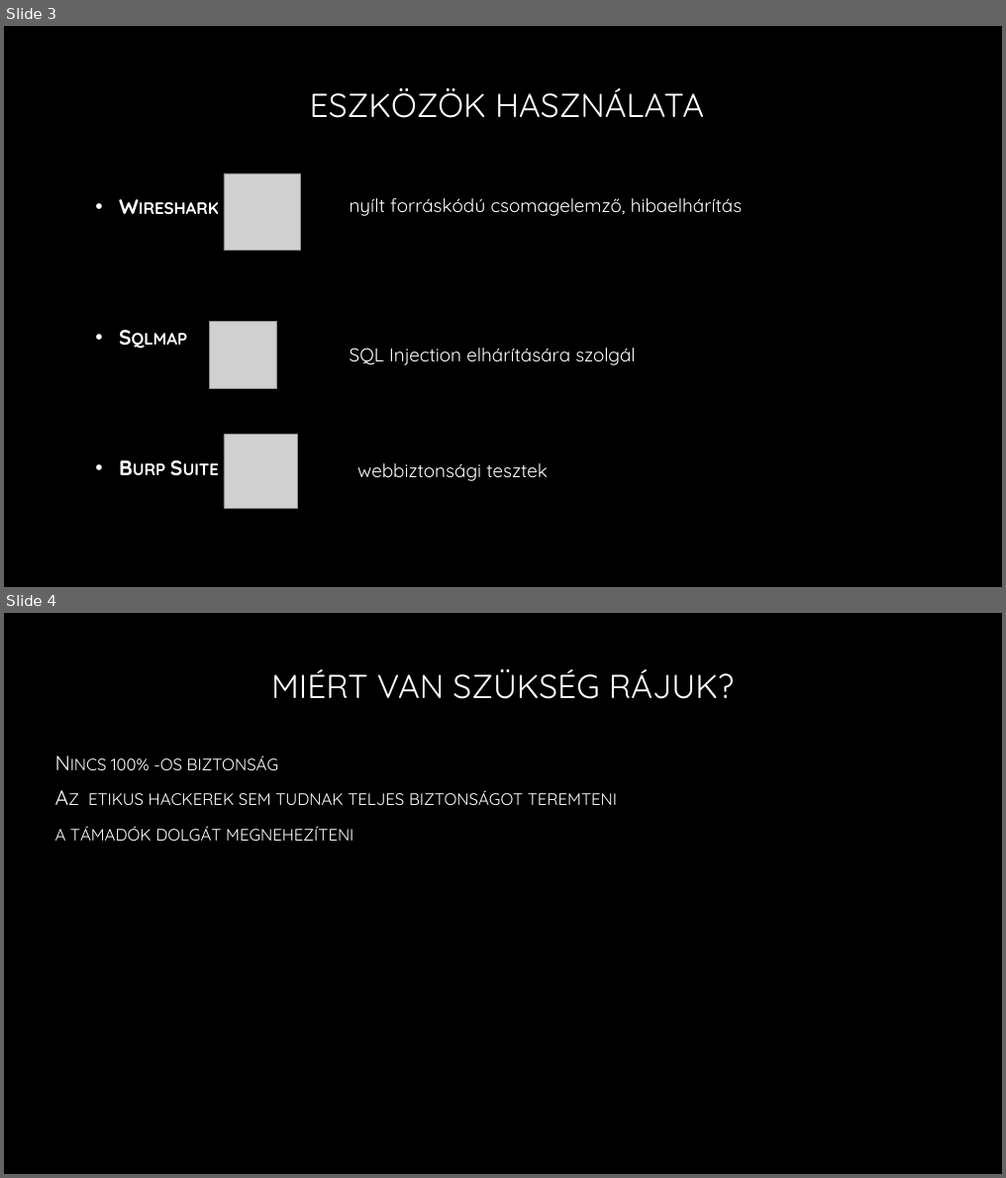
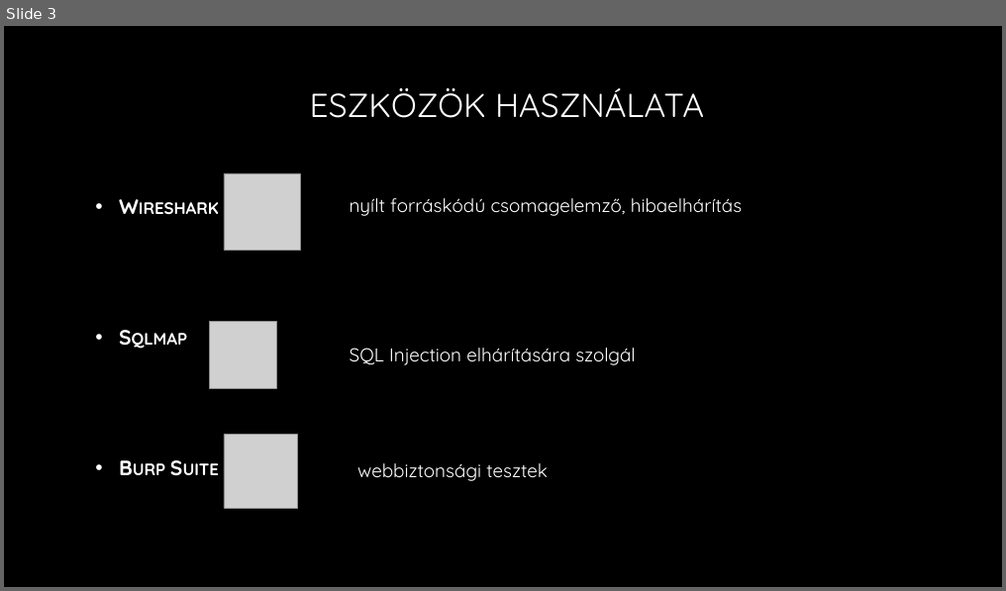
Before and after one commit to docziadrian/prezentacio, a slide deck: Etikus hackelés.pptx. Shown one above the other, each under a label of ours: slides 3 and 4 before the commit, slide 3 after it. The pictures are 1006x1178 and 1006x591 pixels, drawn with LibreOffice and Linux fonts; fonts in the diff are those of the drawing; grey boxes stand for pictures; background and template pictures are left out. Boxes give left, top, right and bottom in pixels: in the first picture for what was removed or moved away, otherwise in the second. Text is boxed around its words. In the diff, an @@ line names an element or a change of style, - is before the commit and + after.

```diff
--- a/Etikus hackelés.pptx
+++ b/Etikus hackelés.pptx
@@ slide 4 removed at (4, 613, 1002, 1174), background picture (left out) @@
@@ title removed at (271, 669, 734, 699) @@
-MIÉRT VAN SZÜKSÉG RÁJUK?
@@ text removed at (55, 756, 617, 841) @@
-Nincs 100% -os biztonság
-Az etikus hackerek sem tudnak teljes biztonságot teremteni
-a támadók dolgát megnehezíteni
```
Also in this commit, not shown: 2 slides changed, 8 slides added, 2 other slides removed.
